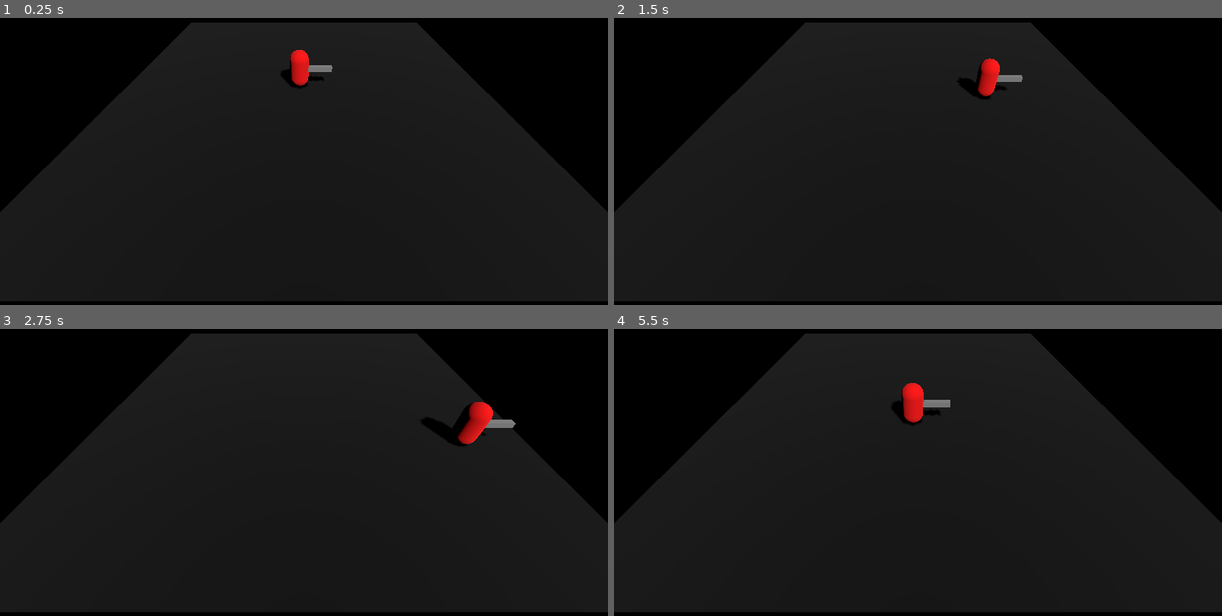
Above: before the commit, frames 1-4 (two rows, left to right).
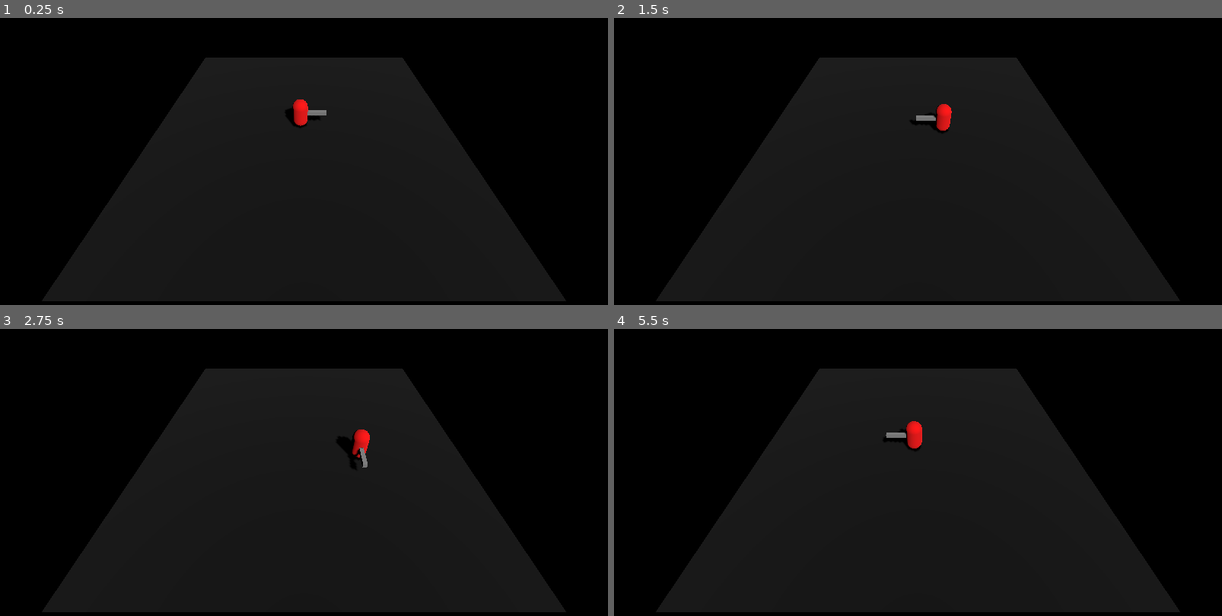
Above: after the commit, the same moments.

Repository: ralabate/salamander-sorcerer-remake
Game: Godot game, scene res://main.tscn
Two runs of this game, one before a commit and one after it. Both use one fixed random seed, a clock stepped at 60 frames per second and the inputs below.
Inputs:
- Up to frame 1 (0.25 s): no input
- Up to frame 2 (1.5 s): tap Enter (ui_accept) at 0.5, 0.77 s; hold Right (ui_right) 0.53-1.28 s; hold Down (ui_down) from 1.28 s (still down)
- Up to frame 3 (2.75 s): tap Enter (ui_accept) at 1.52 s; release Down (ui_down) at 2.03 s; hold Right (ui_right) from 2.03 s (still down)
- Up to frame 4 (5.5 s): release Right (ui_right) at 2.78 s; hold Up (ui_up) 2.78-3.53 s; tap Enter (ui_accept) at 3.02, 3.77, 4.52 s; hold Left (ui_left) 3.53-5.03 s; hold Down (ui_down) from 5.03 s (still down)

The runs differ from the first frame. In frame 1, 27% of the frame differs, in the area x 0-100%, y 1-99%; in frame 2, 27%; in frame 3, 26%; in frame 4, 27%.

Commit message:
camera tweaks, slowed down the player and rotate to face dir of movement

Diff:
--- a/salamander/main.tscn
+++ b/salamander/main.tscn
@@ -37,4 +37,4 @@
 shadow_enabled = true
 
 [node name="Camera3D" type="Camera3D" parent="."]
-transform = Transform3D(1, 0, 0, 0, 0.7071068, 0.7071068, 0, -0.7071068, 0.7071068, 0, 7, 11)
+transform = Transform3D(1, 0, 0, 0, 0.7071068, 0.7071068, 0, -0.7071068, 0.7071068, 0, 10.5, 11.5)
--- a/salamander/player.gd
+++ b/salamander/player.gd
@@ -1,9 +1,9 @@
 extends CharacterBody3D
 
 
-const SPEED = 5.0
-const JUMP_VELOCITY = 4.5
+const SPEED = 2.5
 
+@onready var visual: MeshInstance3D = %Visual
 @onready var animation_player: AnimationPlayer = %AnimationPlayer
 
 
@@ -11,8 +11,6 @@
 	if Input.is_action_just_pressed("ui_accept"):
 		animation_player.play("swipe")
 
-	# Get the input direction and handle the movement/deceleration.
-	# As good practice, you should replace UI actions with custom gameplay actions.
 	var input_dir := Input.get_vector("ui_left", "ui_right", "ui_up", "ui_down")
 	var direction := (transform.basis * Vector3(input_dir.x, 0, input_dir.y)).normalized()
 	if direction:
@@ -22,4 +20,7 @@
 		velocity.x = 0.0
 		velocity.z = 0.0
 
+	if direction:
+		visual.look_at(visual.global_position + direction, Vector3.UP)
+
 	move_and_slide()
--- a/salamander/player.tscn
+++ b/salamander/player.tscn
@@ -16,13 +16,28 @@
 [sub_resource type="BoxShape3D" id="BoxShape3D_onrkg"]
 size = Vector3(1.5, 0.25, 0.25)
 
+[sub_resource type="Animation" id="Animation_onrkg"]
+length = 0.001
+tracks/0/type = "value"
+tracks/0/imported = false
+tracks/0/enabled = true
+tracks/0/path = NodePath("Visual/SwordPivot:rotation")
+tracks/0/interp = 1
+tracks/0/loop_wrap = true
+tracks/0/keys = {
+"times": PackedFloat32Array(0),
+"transitions": PackedFloat32Array(1),
+"update": 0,
+"values": [Vector3(0, 0, 0)]
+}
+
 [sub_resource type="Animation" id="Animation_4flbx"]
 resource_name = "swipe"
 length = 0.3
 tracks/0/type = "value"
 tracks/0/imported = false
 tracks/0/enabled = true
-tracks/0/path = NodePath("SwordPivot:rotation")
+tracks/0/path = NodePath("Visual/SwordPivot:rotation")
 tracks/0/interp = 2
 tracks/0/loop_wrap = true
 tracks/0/keys = {
@@ -30,21 +45,6 @@
 "transitions": PackedFloat32Array(1, 1, 1, 1),
 "update": 0,
 "values": [Vector3(0, 0, 0), Vector3(0, -0.7853982, 0), Vector3(0, 3.1415927, 0), Vector3(0, 0, 0)]
-}
-
-[sub_resource type="Animation" id="Animation_onrkg"]
-length = 0.001
-tracks/0/type = "value"
-tracks/0/imported = false
-tracks/0/enabled = true
-tracks/0/path = NodePath("SwordPivot:rotation")
-tracks/0/interp = 1
-tracks/0/loop_wrap = true
-tracks/0/keys = {
-"times": PackedFloat32Array(0),
-"transitions": PackedFloat32Array(1),
-"update": 0,
-"values": [Vector3(0, 0, 0)]
 }
 
 [sub_resource type="AnimationLibrary" id="AnimationLibrary_onrkg"]
@@ -60,21 +60,22 @@
 transform = Transform3D(1, 0, 0, 0, 1, 0, 0, 0, 1, 0, 1, 0)
 shape = SubResource("CapsuleShape3D_sh265")
 
-[node name="MeshInstance3D" type="MeshInstance3D" parent="."]
+[node name="Visual" type="MeshInstance3D" parent="."]
+unique_name_in_owner = true
 transform = Transform3D(1, 0, 0, 0, 1, 0, 0, 0, 1, 0, 1, 0)
 mesh = SubResource("CapsuleMesh_4flbx")
 
-[node name="SwordPivot" type="Node3D" parent="."]
-transform = Transform3D(0.99999964, 0, 0, 0, 1, 0, 0, 0, 0.99999964, 0, 0, 0)
+[node name="SwordPivot" type="Node3D" parent="Visual"]
+transform = Transform3D(0.99999964, 0, 0, 0, 1, 0, 0, 0, 0.99999964, 0, -1, 0)
 
-[node name="Sword" type="MeshInstance3D" parent="SwordPivot"]
+[node name="Sword" type="MeshInstance3D" parent="Visual/SwordPivot"]
 transform = Transform3D(1, 0, 0, 0, 1, 0, 0, 0, 1, 1, 1, 0)
 mesh = SubResource("BoxMesh_4flbx")
-skeleton = NodePath("../..")
+skeleton = NodePath("../../..")
 
-[node name="RigidBody3D" type="RigidBody3D" parent="SwordPivot/Sword"]
+[node name="RigidBody3D" type="RigidBody3D" parent="Visual/SwordPivot/Sword"]
 
-[node name="CollisionShape3D" type="CollisionShape3D" parent="SwordPivot/Sword/RigidBody3D"]
+[node name="CollisionShape3D" type="CollisionShape3D" parent="Visual/SwordPivot/Sword/RigidBody3D"]
 shape = SubResource("BoxShape3D_onrkg")
 
 [node name="AnimationPlayer" type="AnimationPlayer" parent="."]
